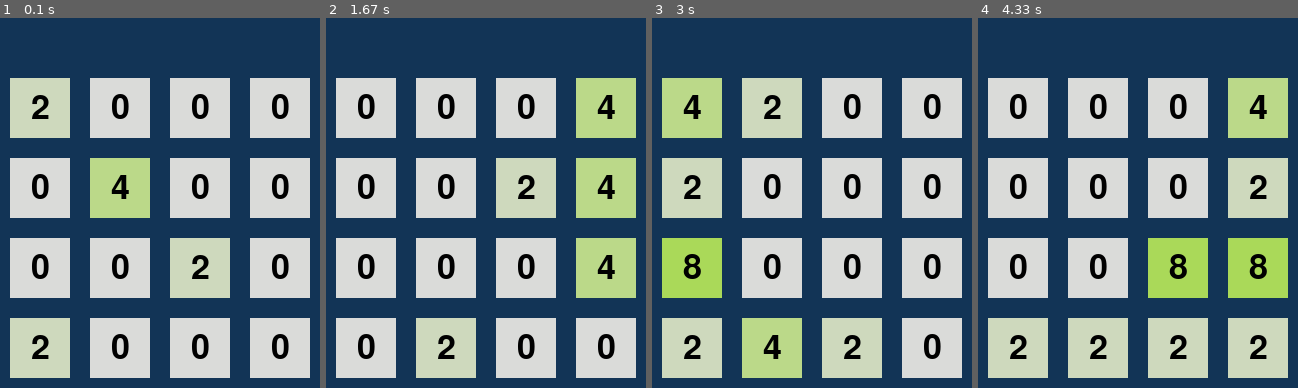
Above: before the commit, frames 1-4 (left to right).
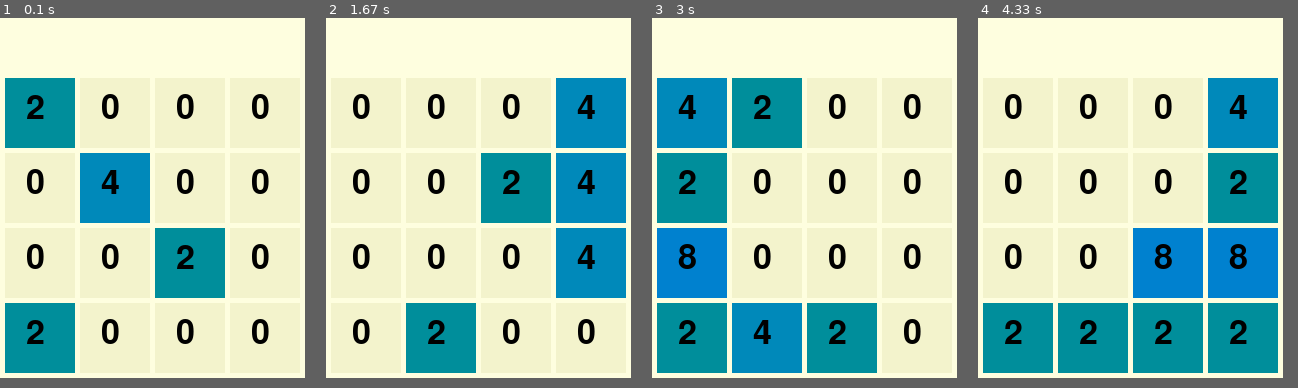
Above: after the commit, the same moments.

Repository: ArcherWayne/pygame-2048
Game: pygame game, started from 2048.py
Two runs of this game, one before a commit and one after it. Both use one fixed random seed, a clock stepped at 60 frames per second and the inputs below.
Inputs:
- Up to frame 1 (0.1 s): no input
- Up to frame 2 (1.67 s): hold Right 0.33-0.8 s; hold Up 0.83-1.13 s; hold Right 1.17-1.63 s
- Up to frame 3 (3 s): hold Left 1.67-2.2 s; hold Down 2.23-2.53 s; hold Left 2.57-2.97 s
- Up to frame 4 (4.33 s): hold Up 3-3.37 s; hold Right 3.4-4.03 s; hold Down from 4.07 s (still down)
In our replay, the window is 320x370 before the commit and 305x360 after it. These sizes can differ from the game's own. Grey fills any space a smaller window leaves; there, only what the larger window draws over its background counts as a difference.

The runs differ from the first frame. In frame 1, 93% of the frame differs, in the area x 0-97%, y 0-98%; in frame 2, 93%; in frame 3, 93%; in frame 4, 93%.

Commit message:
better colors and UI

Diff:
--- a/2048.py
+++ b/2048.py
@@ -11,20 +11,20 @@
 pygame.init()
 pygame.display.set_caption('2048')
 clock = pygame.time.Clock()
-screen_size = (320, 370)
-block_size = (60, 60)
+screen_size = (305, 360)
+block_size = (70, 70)
 num_font = pygame.font.Font(None, 50)
 game_over = num_font.render('game over', True, (255, 255,255))
-block_locations = [(10, 60), (90, 60), (170, 60), (250, 60), \
-                   (10, 140), (90, 140), (170, 140), (250, 140), \
-                   (10, 220), (90, 220), (170, 220), (250, 220), \
-                   (10, 300), (90, 300), (170, 300), (250, 300)]
+block_locations = [(5, 60), (80, 60), (155, 60), (230, 60), \
+                   (5, 135), (80, 135), (155, 135), (230, 135), \
+                   (5, 210), (80, 210), (155, 210), (230, 210), \
+                   (5, 285), (80, 285), (155, 285), (230, 285)]
 
 array2048_1 = [0, 0, 0, 0, 0, 0, 0, 0, 0, 0, 0, 0, 0, 0, 0, 0]
 
-colors = {0: '#dadbd9', 2: '#ced9bd', 4: '#bbd989', 8: '#aad959', 16: '#78ab20', 32: '#619605', 64: '#cf765b',
-          128: '#cc5531', 256: '#cf451b', 512: '#c2360c', 1024: '#8f2100', 2048: '#fce805', \
-          4096: '#ad9f02', 8192: '#827700', 16384: '#2b4bff', 32768: '#7033ff', 65536: '#cc0cf2', 131072: '#000000'}
+colors = {0: '#F3F3CC', 2: '#008E9B', 4: '#0089BA', 8: '#0081CF', 16: '#2C73D2', 32: '#845EC2', 64: '#F9F871',
+          128: '#FFC75F', 256: '#FF9671', 512: '#FF6F91c', 1024: '#D65DB1', 2048: '#845EC2', \
+          4096: '#C34A36', 8192: '#B43E5F', 16384: '#904579', 32768: '#624D7F', 65536: '#3C4E71', 131072: '#2F4858'}
 
 
 # 访问字典里的值: 把相应的键放入到方括号中
@@ -227,7 +227,7 @@
                     game_active = generate_numbers(game_active)
 
         if game_active == True:
-            screen.fill('#123456')
+            screen.fill('#FEFEDF')
 
             block_sprites.update(array2048_1, colors, block_locations)
             block_sprites.draw(screen)
@@ -237,8 +237,8 @@
         else:
             block_sprites.empty()
             number_sprites.empty()
-            screen.fill('#654321')
-            screen.blit(game_over, (160, 185))
+            screen.fill('#F3C5FF')
+            screen.blit(game_over, (40, 50))
 
         pygame.display.update()  # 这一句话必须放在组绘图和组更新的后面
         clock.tick(60)
Not shown, changed: 2048.drawio
